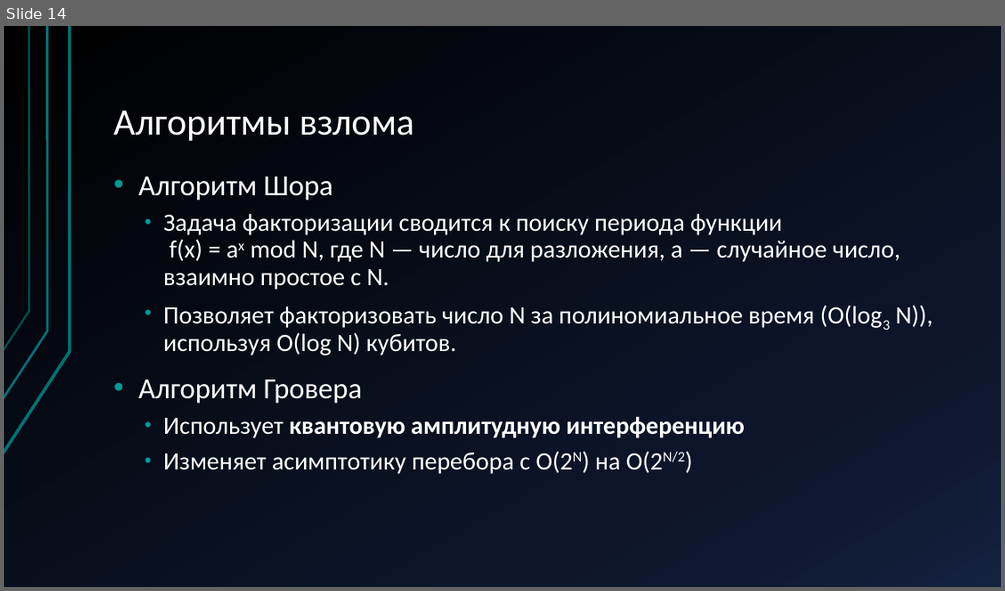
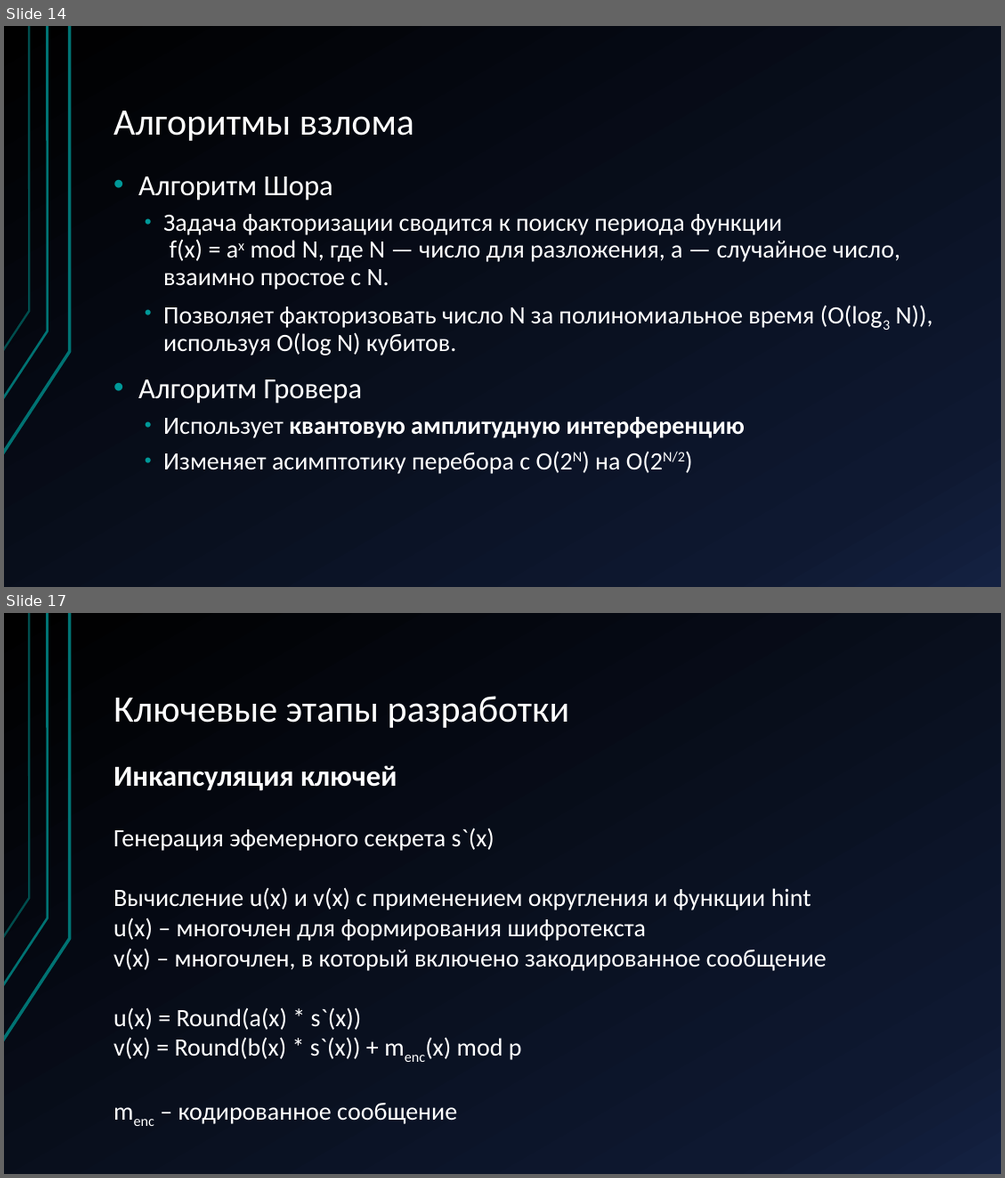
Before and after one commit to Terexi110/Teory, a slide deck: Постквантовая криптография KEM на решётках.pptx. Shown one above the other, each under a label of ours: slide 14 before the commit, slides 14 and 17 after it; the slides between them are not shown. The pictures are 1005x591 and 1005x1178 pixels, drawn with LibreOffice and Linux fonts; fonts in the diff are those of the drawing. Boxes give left, top, right and bottom in pixels: in the first picture for what was removed or moved away, otherwise in the second. Text is boxed around its words. In the diff, an @@ line names an element or a change of style, - is before the commit and + after.

```diff
--- a/Постквантовая криптография KEM на решётках.pptx
+++ b/Постквантовая криптография KEM на решётках.pptx
@@ slide 17 added at bbox=[4, 613, 1001, 1174], background gradient #000000 to #0E1830 to #142141; not listed: 3 template elements that a slide beside it also shows @@
@@ title added at bbox=[113, 696, 570, 728], 36 pt, text #FFFFFF @@
+Ключевые этапы разработки
@@ text added at bbox=[113, 765, 826, 1124], 24 pt, text #FFFFFF @@
+Инкапсуляция ключей
+Генерация эфемерного секрета s`(x)
+Вычисление u(x) и v(x) с применением округления и функции hint
+u(x) – многочлен для формирования шифротекста
+v(x) – многочлен, в который включено закодированное сообщение
+u(x) = Round(a(x) * s`(x))
+v(x) = Round(b(x) * s`(x)) + menc(x) mod p
+menc – кодированное сообщение
```
Also in this commit, not shown: 1 slide changed, 6 other slides added, 1 slide removed.
